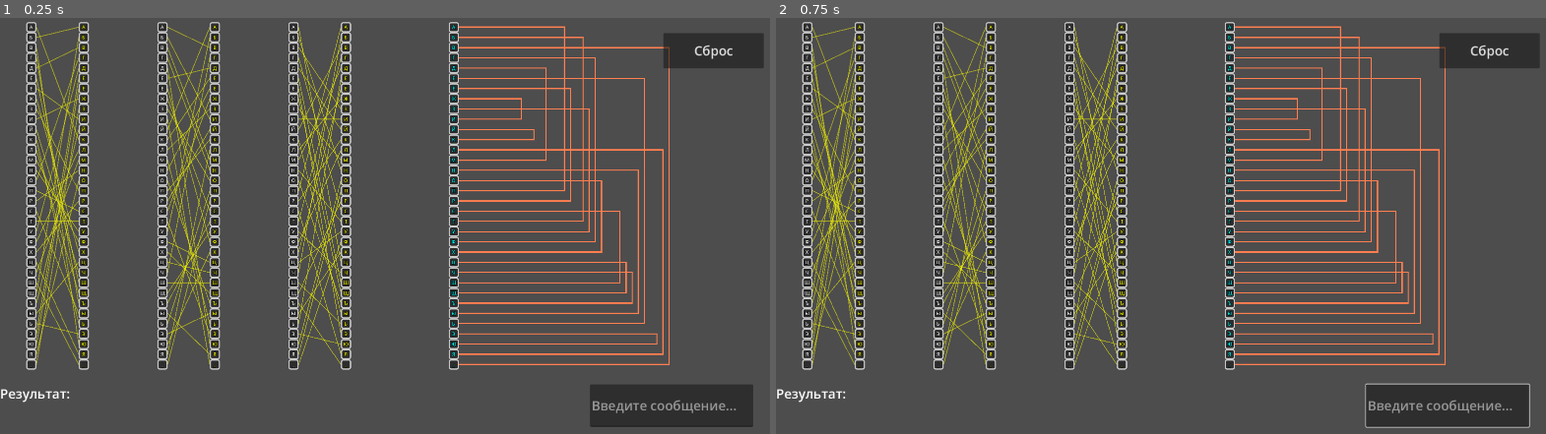
Above: before the commit, frames 1-2 (left to right).
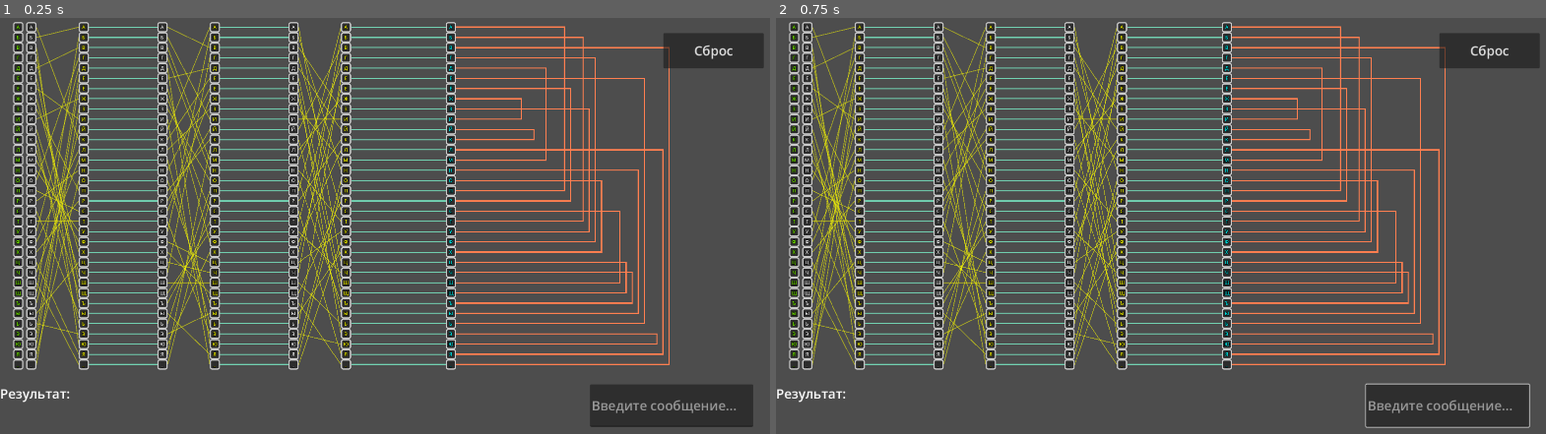
Above: after the commit, the same moments.

Repository: Yarosl-M/enigma
Game: Godot game, scene res://main_scene.tscn
The game is run twice, just before and just after one commit, with the same random seed, the same clock (stepped at 60 frames per second) and the same inputs.
Inputs (mouse positions are in pixels of both pictures, inside the frame that each line leads up to):
- Up to frame 1 (0.25 s): no input
- Up to frame 2 (0.75 s): click (1445, 404) at 0.52 s; type "Alex" at 0.6 s

The runs differ from the first frame. In frame 1, 5.4% of the frame differs, in the area x 1-60%, y 0-85%; in frame 2, 5.4%.

Commit message:
Add input key rotor

Diff:
--- a/main.gd
+++ b/main.gd
@@ -195,6 +195,12 @@
 		# reflector
 		containers[6].add_child(letter);
 		letter.get_node('Label').modulate = Color.CYAN;
+	for i in Globals.ALPHABET.length():
+		var letter := LETTER.instantiate() as PanelContainer;
+		letter.get_node("Label").text = (Globals.ALPHABET[i]
+				if Globals.ALPHABET[i] != ' ' else '_');
+		letter.get_node('Label').modulate = Color.CHARTREUSE;
+		$InputKeys.add_child(letter);
 	queue_redraw();
 
 
@@ -292,3 +298,8 @@
 				containers[2 * i].position + Vector2(25, 12.5 + 25 * start),
 				containers[2 * i + 1].position + Vector2(0, 12.5 + 25 * end),
 				Color(Color.YELLOW, 0.5), 2);
+			draw_line(
+				containers[2 * i + 1].position + Vector2(25, 12.5 + 25 * j),
+				containers[2 * i + 2].position + Vector2(0, 12.5 + 25 * j),
+				Color(Color.AQUAMARINE, 0.75), 2.5
+			);
--- a/main_scene.tscn
+++ b/main_scene.tscn
@@ -48,6 +48,13 @@
 offset_bottom = 50.0
 theme_override_constants/separation = 0
 
+[node name="InputKeys" type="VBoxContainer" parent="."]
+offset_left = 32.0
+offset_top = 10.0
+offset_right = 57.0
+offset_bottom = 50.0
+theme_override_constants/separation = 0
+
 [node name="Rotor1Out" type="VBoxContainer" parent="."]
 offset_left = 192.0
 offset_top = 10.0
@@ -86,8 +93,8 @@
 [node name="Reflector" type="VBoxContainer" parent="."]
 offset_left = 1088.0
 offset_top = 10.0
-offset_right = 1128.0
-offset_bottom = 50.0
+offset_right = 1088.0
+offset_bottom = 10.0
 theme_override_constants/separation = 0
 
 [connection signal="text_changed" from="InputText" to="." method="_on_line_edit_text_changed"]
